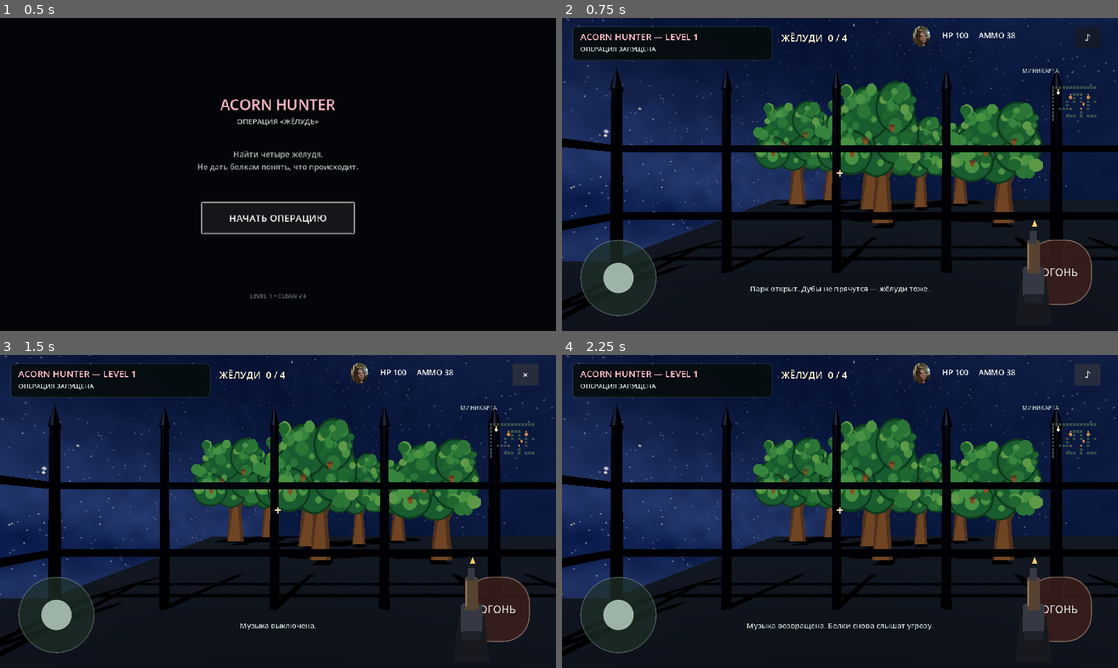
Above: before the commit, frames 1-4 (two rows, left to right).
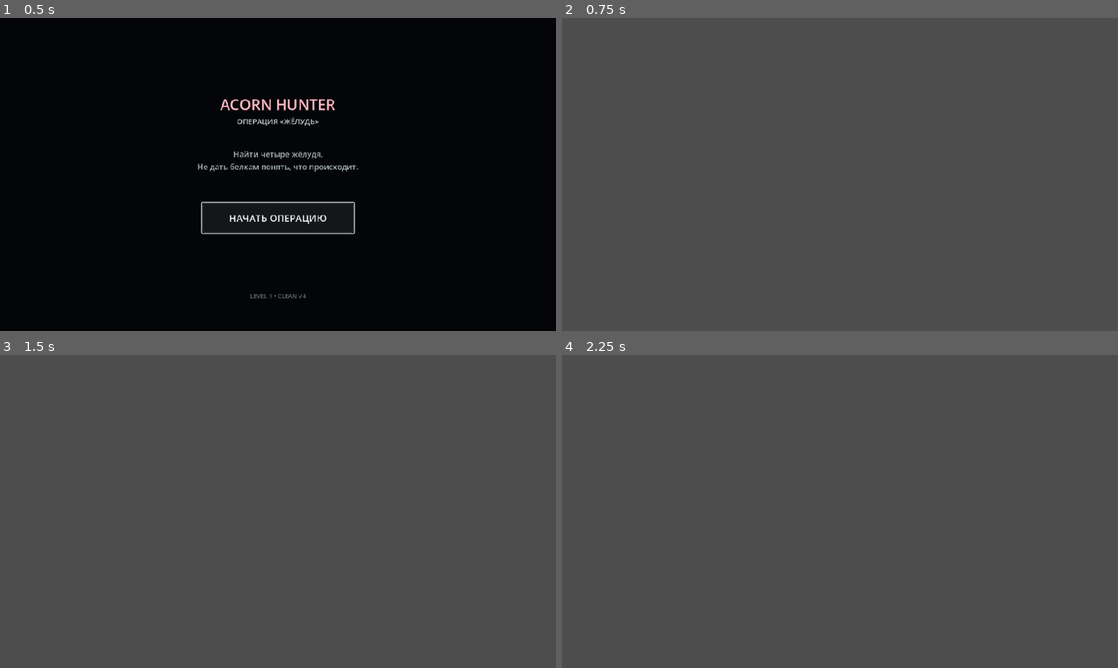
Above: after the commit, the same moments.

Repository: masterofmagic234/Arkon
Game: Godot game, scene res://menu.tscn
Two runs of this game, one before a commit and one after it. Both use one fixed random seed, a clock stepped at 60 frames per second and the inputs below.
Inputs (mouse positions are in pixels of both pictures, inside the frame that each line leads up to):
- Up to frame 1 (0.5 s): no input
- Up to frame 2 (0.75 s): click "НАЧАТЬ ОПЕРАЦИЮ" at 0.5 s
- Up to frame 3 (1.5 s): click (528, 373) at 1.25 s, where only the run before the commit has a clickable "♪"
- Up to frame 4 (2.25 s): click (1090, 373) at 2 s, where only the run before the commit has a clickable "×"

Frame 1 is identical in both runs. In frame 2, 99% of the frame differs, in the area x 0-100%, y 0-100%; in frame 3, 99%; in frame 4, 99%.
Error after the commit: Parse Error: Cannot infer the type of "shift" variable because the value doesn't have a set type. (res://scripts/intro_cutscene.gd:96)

Commit message:
Start game through opening cutscene

Diff:
--- a/scripts/menu.gd
+++ b/scripts/menu.gd
@@ -4,4 +4,4 @@
     $StartButton.grab_focus()
 
 func _on_start_pressed() -> void:
-    get_tree().change_scene_to_file("res://game.tscn")
+    get_tree().change_scene_to_file("res://intro_cutscene.tscn")
